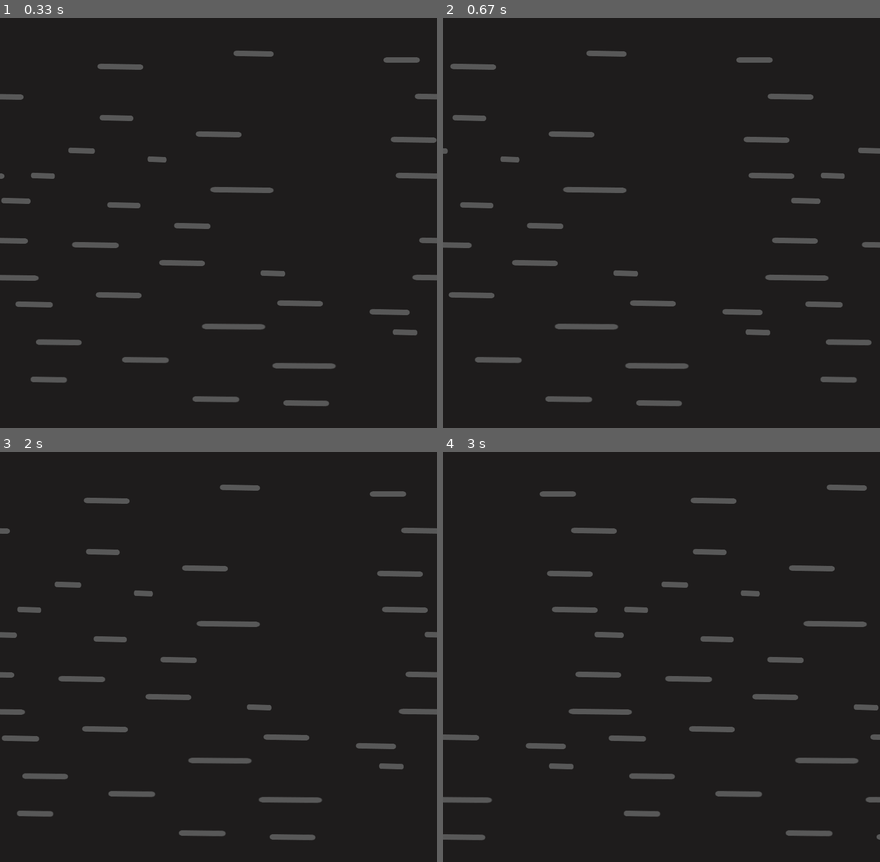
Above: before the commit, frames 1-4 (two rows, left to right).
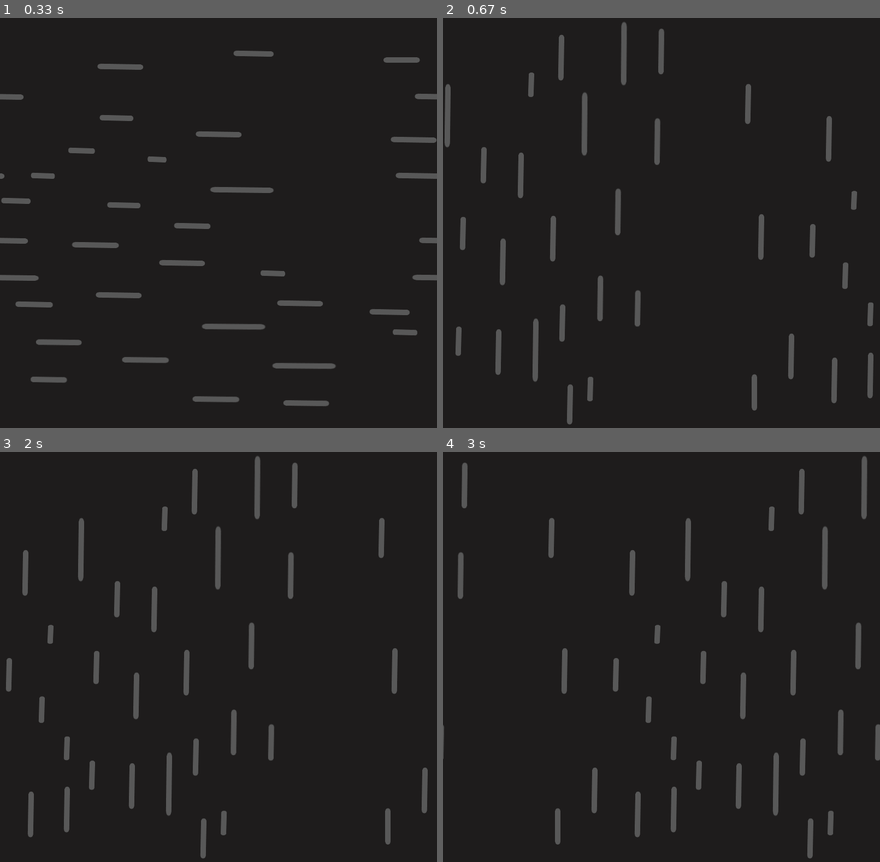
Above: after the commit, the same moments.

Repository: EliasJRH/pyaudiofun
Game: pygame game, started from main.py
Same seed, same stepped clock (60 frames per second), same inputs: the game is played once before the commit and once after it.
Inputs:
- Up to frame 1 (0.33 s): no input
- Up to frame 2 (0.67 s): hold Up from 0.33 s (still down)
- Up to frame 3 (2 s): release Up at 0.8 s; hold Right 0.83-1.3 s; hold Left 1.33-1.87 s; hold Down from 1.9 s (still down)
- Up to frame 4 (3 s): release Down at 2.2 s; hold Left 2.23-2.63 s; hold Up from 2.67 s (still down)

Frame 1 is identical in both runs. In frame 2, 7.7% of the frame differs, in the area x 0-100%, y 0-100%; in frame 3, 7.7%; in frame 4, 7.7%.

Commit message:
Get sound working

Diff:
--- a/main.py
+++ b/main.py
@@ -1,19 +1,22 @@
-import wave
 # import numpy as np
 # from scipy import signal
 import pygame
 import math
-from playsound import playsound
+import threading
+import sys
 
-def main():
+
+def run_game():
     pygame.init()
-    playsound("Gravity Falls.wav")
-
     clock = pygame.time.Clock()
+    pygame.mixer.init()
+    pygame.mixer.music.load("Gravity Falls.wav")
     FPS = 100
 
     SCREEN_WIDTH = 800
     SCREEN_HEIGHT = 800
+    ud = False
+    lr = True
 
     #create game window
     screen = pygame.display.set_mode((SCREEN_WIDTH, SCREEN_HEIGHT))
@@ -29,6 +32,7 @@
     tiles = math.ceil(SCREEN_WIDTH  / bg_width) + 1
 
     #game loop
+    pygame.mixer.music.play(-1)
     run = True
     while run:
 
@@ -49,33 +53,37 @@
 
         #event handler
         for event in pygame.event.get():
-            if event.type == pygame.QUIT: run = False
+            if event.type == pygame.QUIT:
+                run = False
+            keys = pygame.key.get_pressed()
+            if event.type == pygame.KEYDOWN:
+                if not ud and (keys[pygame.K_UP] or keys[pygame.K_DOWN]):
+                    ud = True
+                    lr = False
+                    bg = pygame.transform.rotate(bg, 90)
+                    bg_width = bg.get_width()
+                    bg_rect = bg.get_rect()
+                    tiles = math.ceil(SCREEN_WIDTH / bg_width) + 1
+                if not lr and (keys[pygame.K_LEFT] or keys[pygame.K_RIGHT]):
+                    lr = True
+                    ud = False
+                    bg = pygame.transform.rotate(bg, -90)
+                    bg_width = bg.get_width()
+                    bg_rect = bg.get_rect()
+                    tiles = math.ceil(SCREEN_WIDTH / bg_width) + 1
 
         pygame.display.update()
 
+    pygame.mixer.stop()
+    pygame.mixer.quit()
     pygame.quit()
 
+def main():
+    game_thread = threading.Thread(target=run_game)
 
+    game_thread.start()
 
+    game_thread.join()
 
 if __name__ == "__main__":
     main()
-
-# wave_obj = wave.open("Gravity Falls.wav", "rb")
-# samples_per_sec = wave_obj.getframerate()
-# samples = wave_obj.getnframes()
-# length = samples/samples_per_sec
-# print(f"{samples}/{samples_per_sec}={length}")
-# print(samples_per_sec * 0.1)
-# signalwave = wave_obj.readframes(samples)
-# signal_array = np.frombuffer(signalwave, dtype=np.int16)
-# times = np.linspace(0, samples/samples_per_sec, num=samples)
-# print(times)
-# print([1,2,3])
-# peaks_indices = signal.find_peaks(signal_array)
-# print(peaks_indices[0])
-# peak_times = []
-# for i in list(peaks_indices[0][0:20]):
-#     peak_times.append(times[i])
-
-# print(peak_times)
Not shown, changed: requirements.txt
